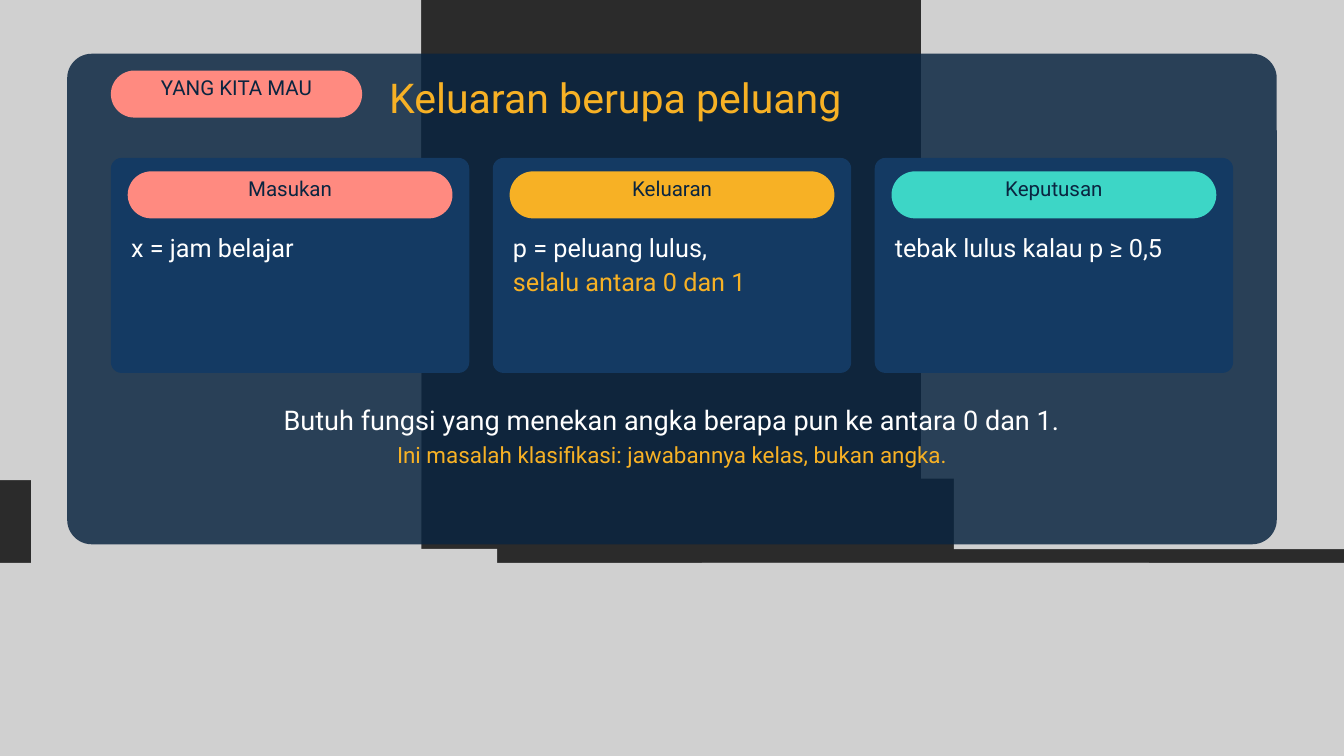
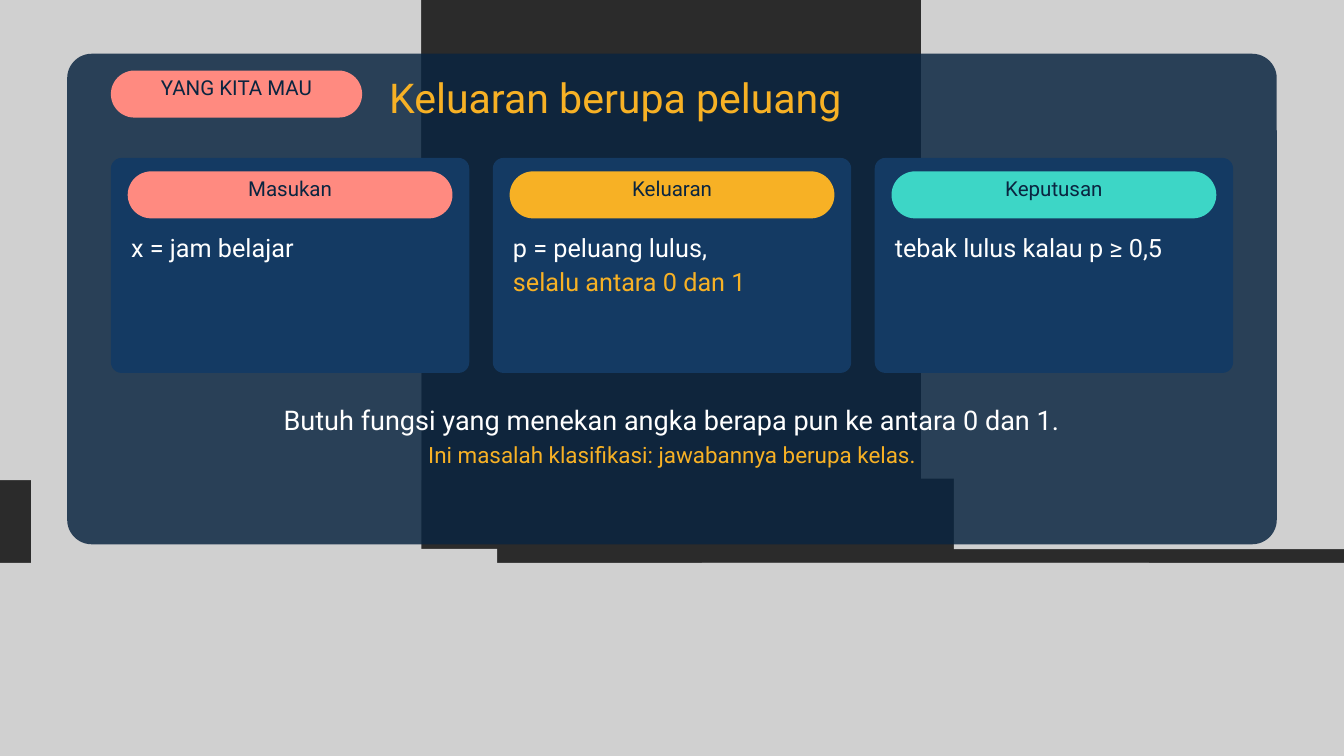
Before and after one commit to dafx7/COMPUTING-AI-ML-OPTIMIZATION, a slide deck: slide 4 of week3/slides/Pertemuan-3-Regresi-Logistik.pptx. Drawn at 1344x756 pixels with LibreOffice and Linux fonts; fonts in the diff are those of the drawing; grey boxes stand for pictures; background and template pictures are left out; a plain dark background stands for a picture behind light text. Boxes give left, top, right and bottom in pixels: in the first picture for what was removed or moved away, otherwise in the second. Text is boxed around its words. In the diff, an @@ line names an element or a change of style, - is before the commit and + after.

```diff
--- a/week3/slides/Pertemuan-3-Regresi-Logistik.pptx
+++ b/week3/slides/Pertemuan-3-Regresi-Logistik.pptx
@@ text at [428, 446, 915, 468]: text changed @@
-Ini masalah klasifikasi: jawabannya kelas, bukan angka.
+Ini masalah klasifikasi: jawabannya berupa kelas.
```
Also in this commit, not shown: 1 other file.
